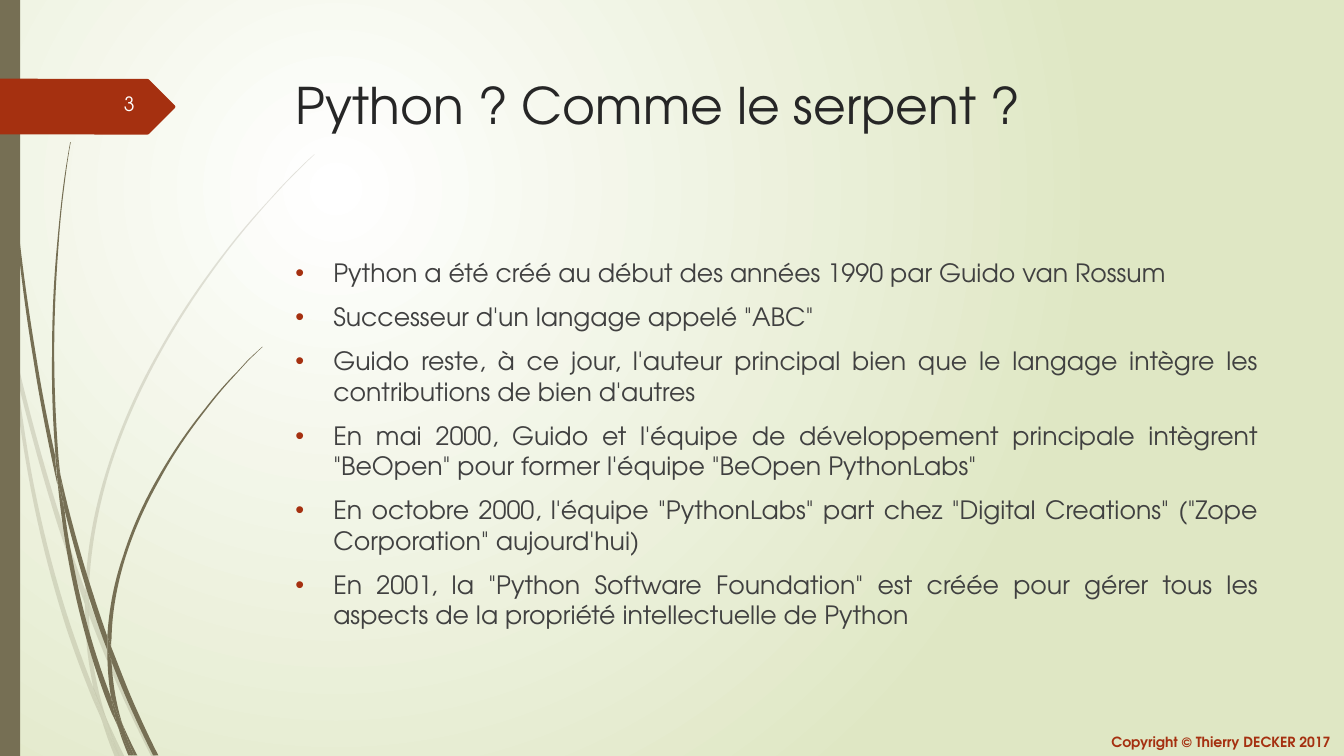
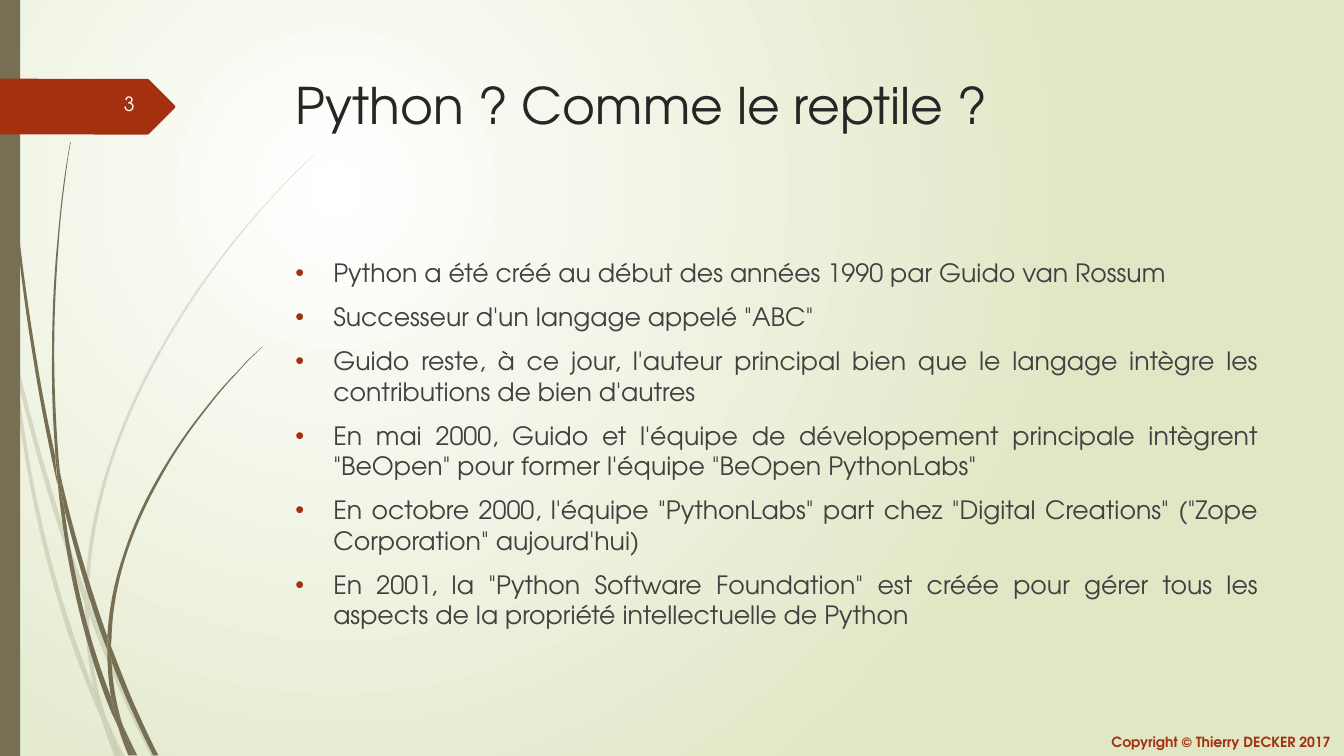
Before and after one commit to VikmanTheRacoon/learning-python, a slide deck: slide 3 of documentations/learning-python.pptx. Drawn at 1344x756 pixels with LibreOffice and Linux fonts; fonts in the diff are those of the drawing. Boxes give left, top, right and bottom in pixels: in the first picture for what was removed or moved away, otherwise in the second. Text is boxed around its words. In the diff, an @@ line names an element or a change of style, - is before the commit and + after.

```diff
--- a/documentations/learning-python.pptx
+++ b/documentations/learning-python.pptx
@@ title at (x1=296, y1=86, x2=944, y2=134): text changed @@
-Python ? Comme le serpent ?
+Python ? Comme le reptile ?
```
Also in this commit, not shown: 4 other slides changed, 8 slides added, 1 other file.
